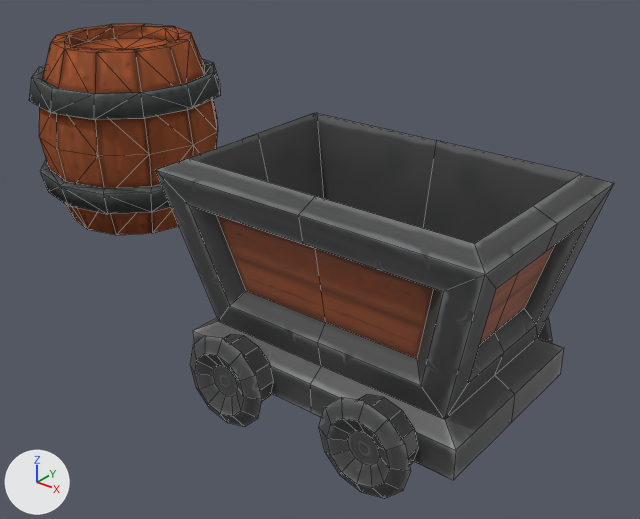
A saved change to the Blender file files/blender/mine-cart.blend.
Before and after are seen from a 50 mm lens placed at (3.34, -4.86, 4.02), pointed at (-1.27, 0.9, 0.44). The lights are fixed; the arrows at lower left show +X, +Y and +Z. Mesh edges are drawn as thin lines.

The first picture shows 'Barrel', 'Mine Cart'.
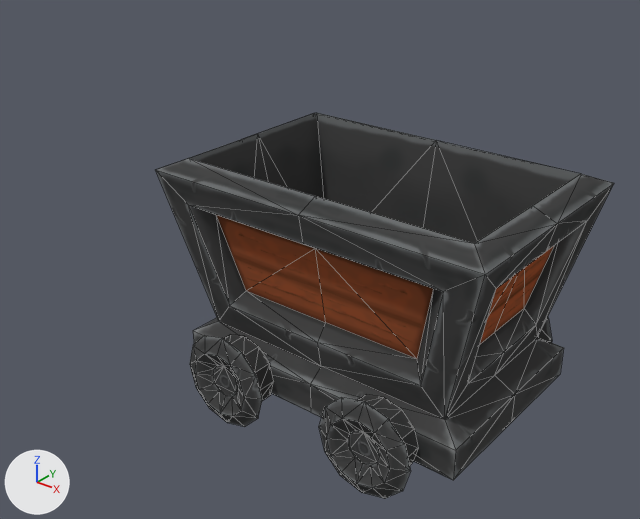
What changed in the scene script:
```text
Change mat_mine_cart:
    add mat_mine_cart.specular_ior_level = 0.0
Remove ob_barrel:
    ob_barrel = bpy.data.objects.new('Barrel', me_cylinder)
    ob_barrel.location = (-4.352, 1.354, 0.0)
```

Pixel boxes (x1, y1, x2, y2) of what changed, in the pictures (640 x 519 px):
'Mine Cart', surface changed (grey to black): (156, 120, 613, 495) in both
'Barrel', deleted: before (29, 24, 220, 235)
